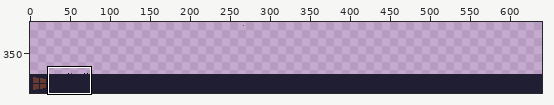
Two states of a pixel-art file, res/aseprite/OSOverlay.aseprite. Above: a wide view before the commit, with the close-up outlined.
Close-up. Earlier state:
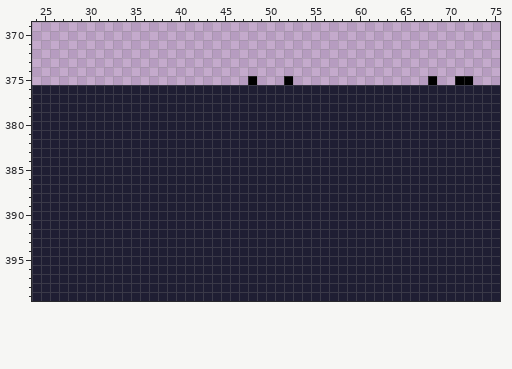
640x400 pixels, 1 frame. Shown: x 24..75, y 369..399. The wide view leaves out empty margins.
New version:
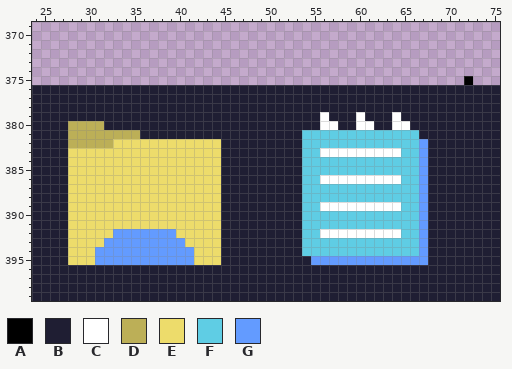
Palette (. is transparent): A #000000  B #1f1e33  C #ffffff  D #bcaf57  E #eddc6b  F #5fcde4  G #639bff
Difference:
layer "Menu" added
layer "ExplorerIcon" added
layer "NotepadIcon" added
layer "Flattened" removed
y 375: x 48 A -> .; x 52 A -> .; x 68 A -> .; x 71 A -> .
y 379: x 56 B -> C; x 60 B -> C; x 64 B -> C
y 380: x 28..31 BBBB -> DDDD; x 56..57 BB -> CC; x 60..61 BB -> CC; x 64..65 BB -> CC
y 381: x 28..35 BBBBBBBB -> DDDDDDDD; x 54..66 BBBBBBBBBBBBB -> FFFFFFFFFFFFF
y 382: x 28..44 BBBBBBBBBBBBBBBBB -> DDDDDEEEEEEEEEEEE; x 54..67 BBBBBBBBBBBBBB -> FFFFFFFFFFFFFG
y 383: x 28..44 BBBBBBBBBBBBBBBBB -> EEEEEEEEEEEEEEEEE; x 54..67 BBBBBBBBBBBBBB -> FFCCCCCCCCCFFG
y 384..385: x 28..44 BBBBBBBBBBBBBBBBB -> EEEEEEEEEEEEEEEEE; x 54..67 BBBBBBBBBBBBBB -> FFFFFFFFFFFFFG
y 386: x 28..44 BBBBBBBBBBBBBBBBB -> EEEEEEEEEEEEEEEEE; x 54..67 BBBBBBBBBBBBBB -> FFCCCCCCCCCFFG
y 387..388: x 28..44 BBBBBBBBBBBBBBBBB -> EEEEEEEEEEEEEEEEE; x 54..67 BBBBBBBBBBBBBB -> FFFFFFFFFFFFFG
y 389: x 28..44 BBBBBBBBBBBBBBBBB -> EEEEEEEEEEEEEEEEE; x 54..67 BBBBBBBBBBBBBB -> FFCCCCCCCCCFFG
y 390..391: x 28..44 BBBBBBBBBBBBBBBBB -> EEEEEEEEEEEEEEEEE; x 54..67 BBBBBBBBBBBBBB -> FFFFFFFFFFFFFG
y 392: x 28..44 BBBBBBBBBBBBBBBBB -> EEEEEGGGGGGGEEEEE; x 54..67 BBBBBBBBBBBBBB -> FFCCCCCCCCCFFG
y 393: x 28..44 BBBBBBBBBBBBBBBBB -> EEEEGGGGGGGGGEEEE; x 54..67 BBBBBBBBBBBBBB -> FFFFFFFFFFFFFG
y 394: x 28..44 BBBBBBBBBBBBBBBBB -> EEEGGGGGGGGGGGEEE; x 54..67 BBBBBBBBBBBBBB -> FFFFFFFFFFFFFG
y 395: x 28..44 BBBBBBBBBBBBBBBBB -> EEEGGGGGGGGGGGEEE; x 55..67 BBBBBBBBBBBBB -> GGGGGGGGGGGGG
Boxes around the changes in both close-ups, in picture pixels (x1, y1, x2, y2):
changed: (248, 76, 464, 265)
changed: (68, 121, 221, 265)
